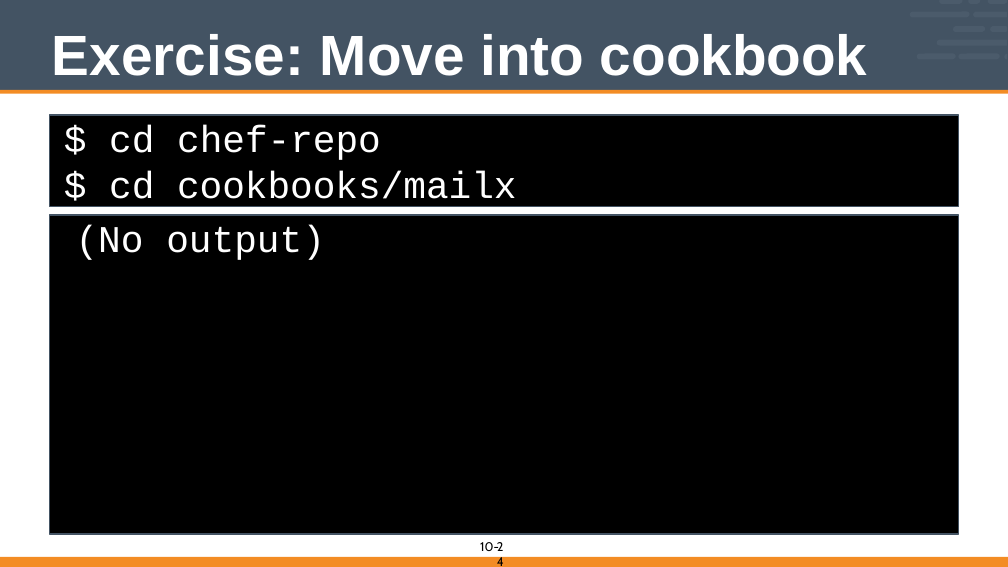
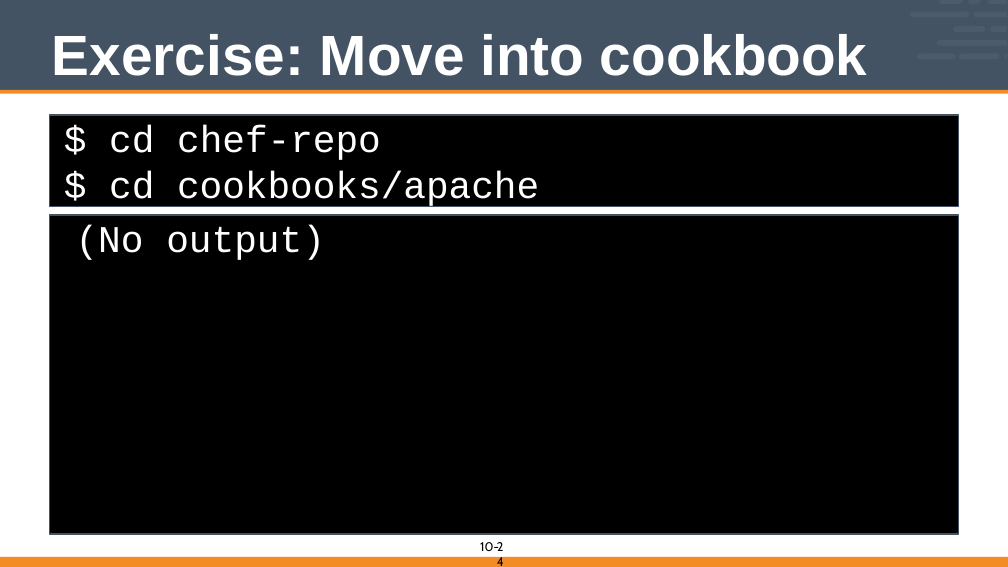
Before and after one commit to vinyar/chef-intermediate, a slide deck: slide 24 of 10-introduction_to_chefspec.pptx. Drawn at 1008x567 pixels with LibreOffice and Linux fonts; fonts in the diff are those of the drawing. Boxes give left, top, right and bottom in pixels: in the first picture for what was removed or moved away, otherwise in the second. Text is boxed around its words. In the diff, an @@ line names an element or a change of style, - is before the commit and + after.

Commit message:
Changed chefspec section to use apache as an example instead of mailx, as the chef_handlers section that included mailx has been changed to use create a file instead of using email

```diff
--- a/10-introduction_to_chefspec.pptx
+++ b/10-introduction_to_chefspec.pptx
@@ text in rectangle at (109, 171, 539, 209): text changed @@
-$ cd cookbooks/mailx
+$ cd cookbooks/apache
```
Also in this commit, not shown: 8 other slides changed.
